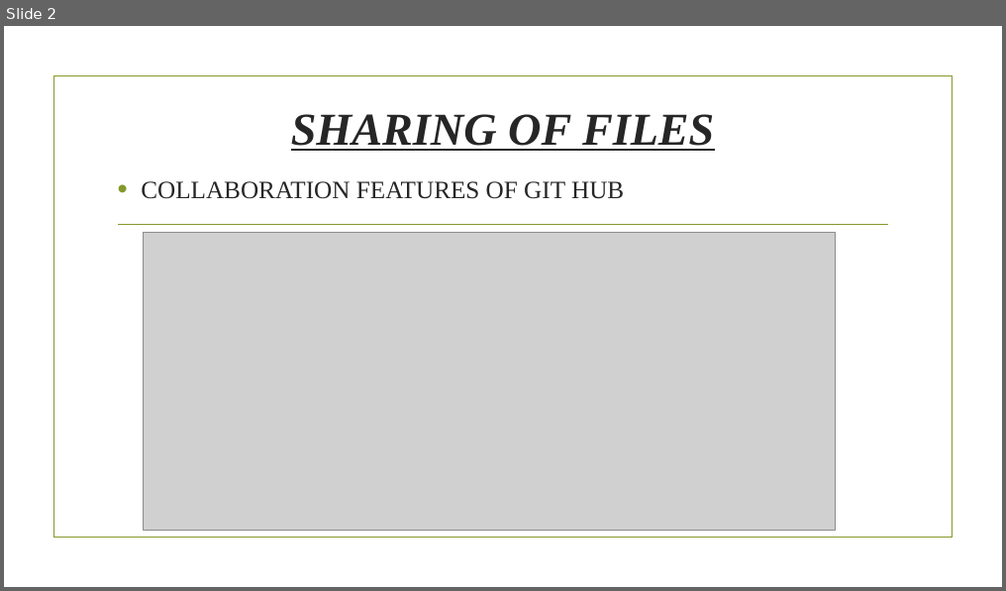
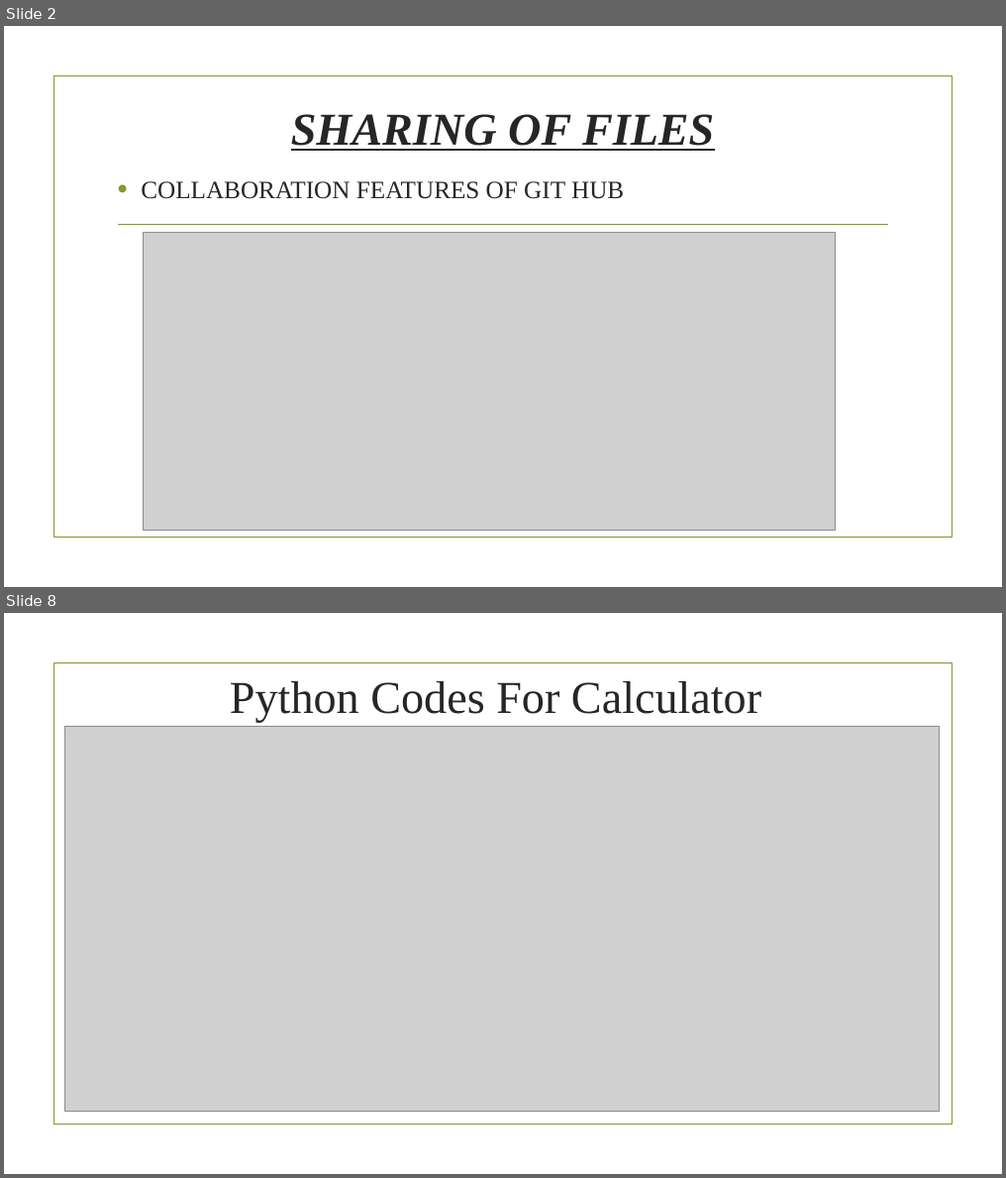
Before and after one commit to PrashantBhunal/finalProject, a slide deck: ppt github.pptx. Shown one above the other, each under a label of ours: slide 2 before the commit, slides 2 and 8 after it; the slides between them are not shown. The pictures are 1006x591 and 1006x1178 pixels, drawn with LibreOffice and Linux fonts; fonts in the diff are those of the drawing; grey boxes stand for pictures; background and template pictures are left out. Boxes give left, top, right and bottom in pixels: in the first picture for what was removed or moved away, otherwise in the second. Text is boxed around its words. In the diff, an @@ line names an element or a change of style, - is before the commit and + after.

```diff
--- a/ppt github.pptx
+++ b/ppt github.pptx
@@ slide 8 added at (4, 613, 1002, 1174), background picture (left out); not listed: 1 template element that a slide beside it also shows @@
@@ title added at (230, 681, 761, 722), 44 pt, text #262626 @@
+Python Codes For Calculator
@@ picture added at (65, 726, 940, 1112) @@
```
Also in this commit, not shown: 8 other slides added, 9 slides removed.
